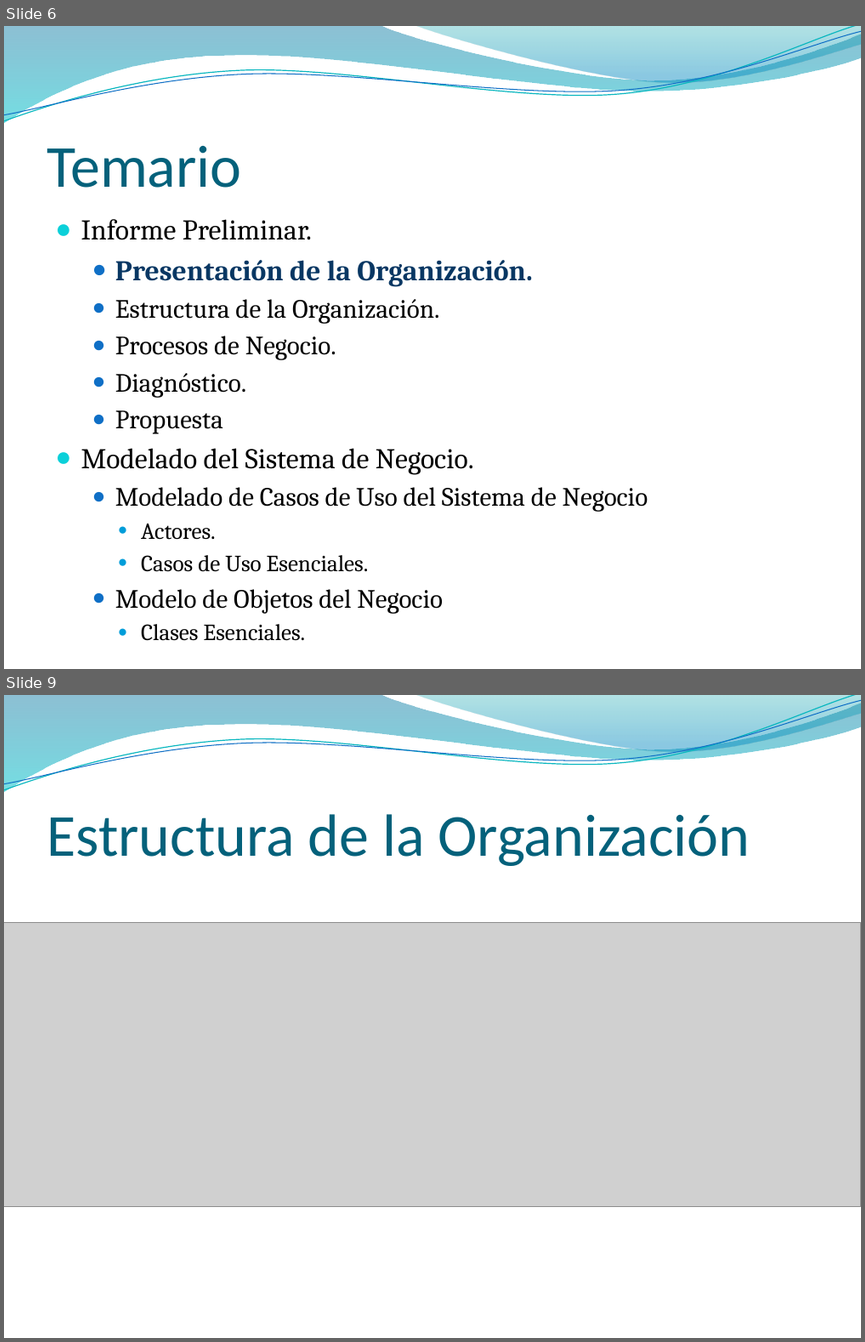
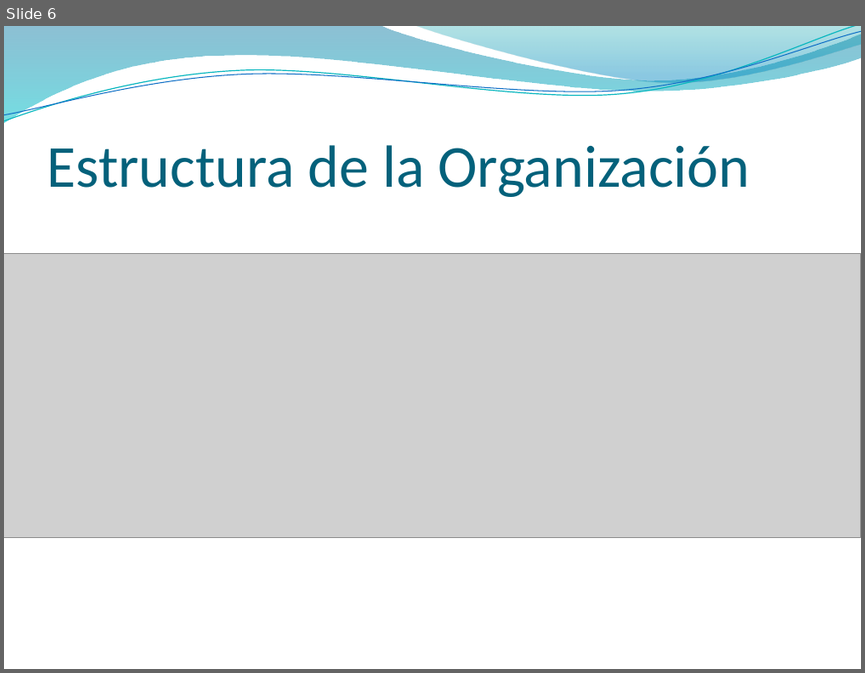
Before and after one commit to NinoMolina/metalurgica, a slide deck: 04_presentaciones/01_InfPreliminar_ModeloNegocio.pptx. Shown one above the other, each under a label of ours: slides 6 and 9 before the commit, slide 6 after it; the slides between them are not shown. The pictures are 865x1342 and 865x673 pixels, drawn with LibreOffice and Linux fonts; fonts in the diff are those of the drawing; grey boxes stand for pictures; background and template pictures are left out. Boxes give left, top, right and bottom in pixels: in the first picture for what was removed or moved away, otherwise in the second. Text is boxed around its words. In the diff, an @@ line names an element or a change of style, - is before the commit and + after.

```diff
--- a/04_presentaciones/01_InfPreliminar_ModeloNegocio.pptx
+++ b/04_presentaciones/01_InfPreliminar_ModeloNegocio.pptx
@@ slide 6 removed at (x1=4, y1=26, x2=861, y2=669), background picture (left out); not listed: 4 template elements that a slide beside it also shows @@
@@ title removed at (x1=46, y1=146, x2=241, y2=188) @@
-Temario
@@ text removed at (x1=81, y1=219, x2=648, y2=612) @@
-● Informe Preliminar.
-  ● Presentación de la Organización.
-  ● Estructura de la Organización.
-  ● Procesos de Negocio.
-  ● Diagnóstico.
-  ● Propuesta
-● Modelado del Sistema de Negocio.
-  ● Modelado de Casos de Uso del Sistema de Negocio
-    ● Actores.
-    ● Casos de Uso Esenciales.
-  ● Modelo de Objetos del Negocio
-    ● Clases Esenciales.
@@ what was slide 9 is now slide 6 @@
```
Also in this commit, not shown: 4 slides changed, 29 slides added, 9 other slides removed.
